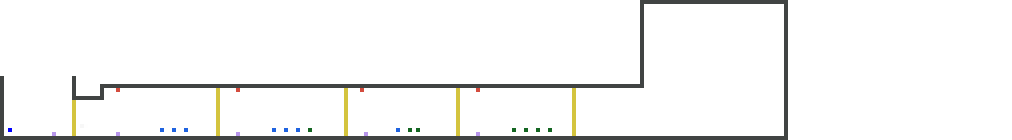
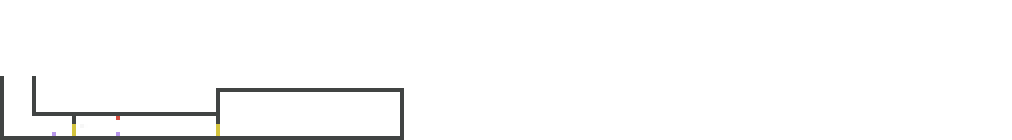
Layers edited between the first and the second 1012 × 140 image:
painted on "Layer 1" over [8,0,788,140]
